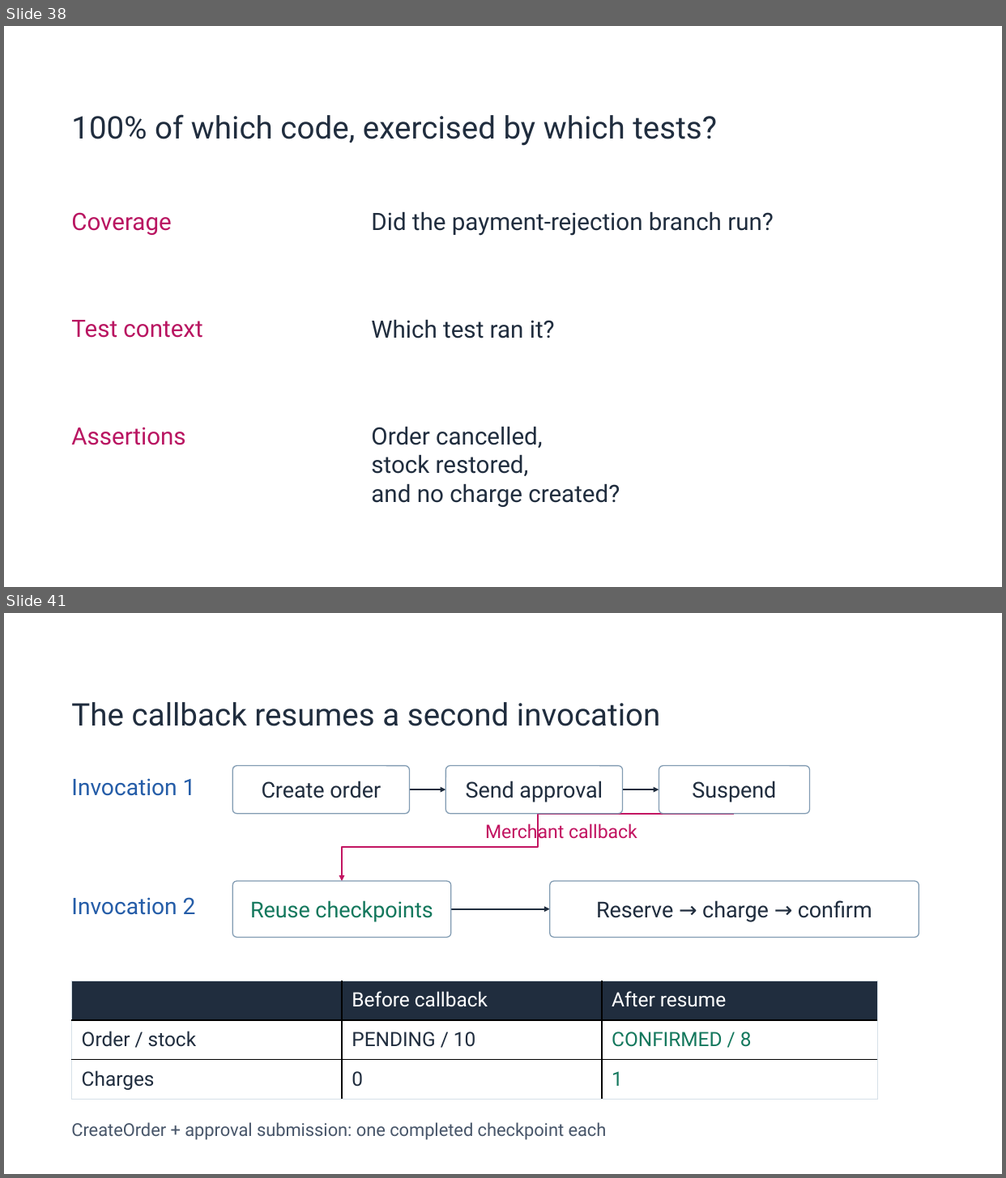
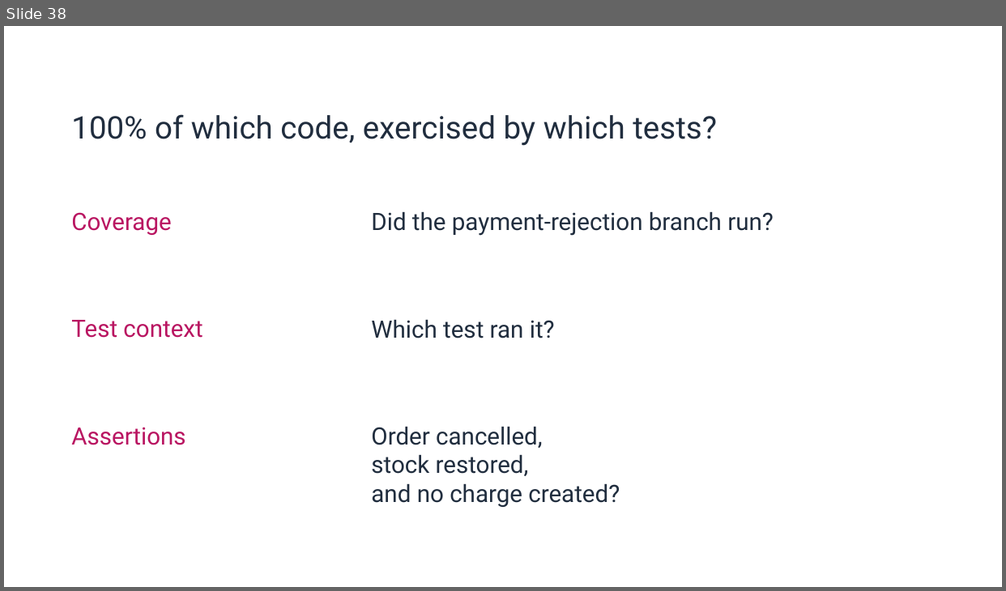
Before and after one commit to alex-au-922/aws-community-day-hk-2026-step-functions-testing, a slide deck: presentation/output/testing-python-workflows-with-floci.pptx. Shown one above the other, each under a label of ours: slides 38 and 41 before the commit, slide 38 after it; the slides between them are not shown. The pictures are 1006x1178 and 1006x591 pixels, drawn with LibreOffice and Linux fonts; fonts in the diff are those of the drawing; background and template pictures are left out. Boxes give left, top, right and bottom in pixels: in the first picture for what was removed or moved away, otherwise in the second. Text is boxed around its words. In the diff, an @@ line names an element or a change of style, - is before the commit and + after.

```diff
--- a/presentation/output/testing-python-workflows-with-floci.pptx
+++ b/presentation/output/testing-python-workflows-with-floci.pptx
@@ slide 41 removed at <box>4,613,1002,1174</box>, background picture (left out) @@
@@ text removed at <box>71,702,660,726</box> @@
-The callback resumes a second invocation
@@ text removed at <box>71,778,196,796</box> @@
-Invocation 1
@@ rounded rectangle removed at <box>232,765,409,814</box> @@
-Create order
@@ rounded rectangle removed at <box>446,765,623,814</box> @@
-Send approval
@@ rounded rectangle removed at <box>658,765,809,814</box> @@
-Suspend
@@ arrow removed from (409, 790) to (446, 790) @@
@@ arrow removed from (623, 790) to (658, 790) @@
@@ elbow arrow removed from (735, 814) to (343, 881) @@
@@ text removed at <box>485,821,637,842</box> @@
-Merchant callback
@@ text removed at <box>71,897,196,915</box> @@
-Invocation 2
@@ rounded rectangle removed at <box>232,881,451,937</box> @@
-Reuse checkpoints
@@ rounded rectangle removed at <box>550,881,919,937</box> @@
-Reserve → charge → confirm
@@ arrow removed from (451, 909) to (550, 909) @@
@@ table removed at <box>72,982,877,1100</box>, 3 rows, 3 columns @@
- | Before callback | After resume
-Order / stock | PENDING / 10 | CONFIRMED / 8
-Charges | 0 | 1
@@ text removed at <box>71,1122,607,1140</box> @@
-CreateOrder + approval submission: one completed checkpoint each
```
Also in this commit, not shown: 8 slides added, 3 other slides removed, 2 other files.
